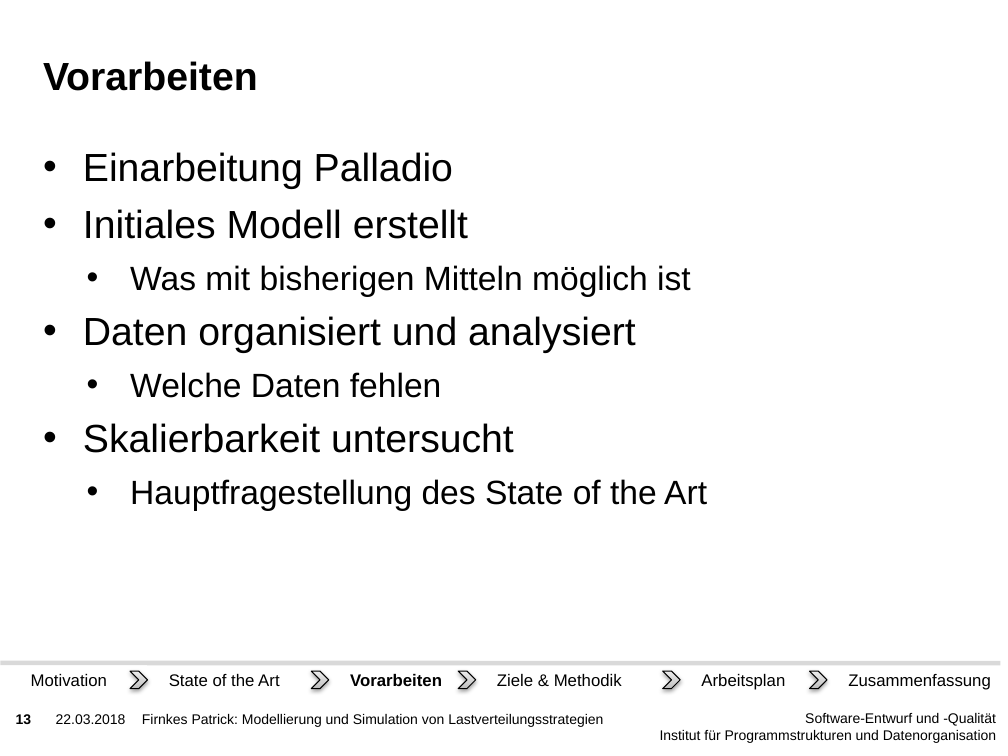
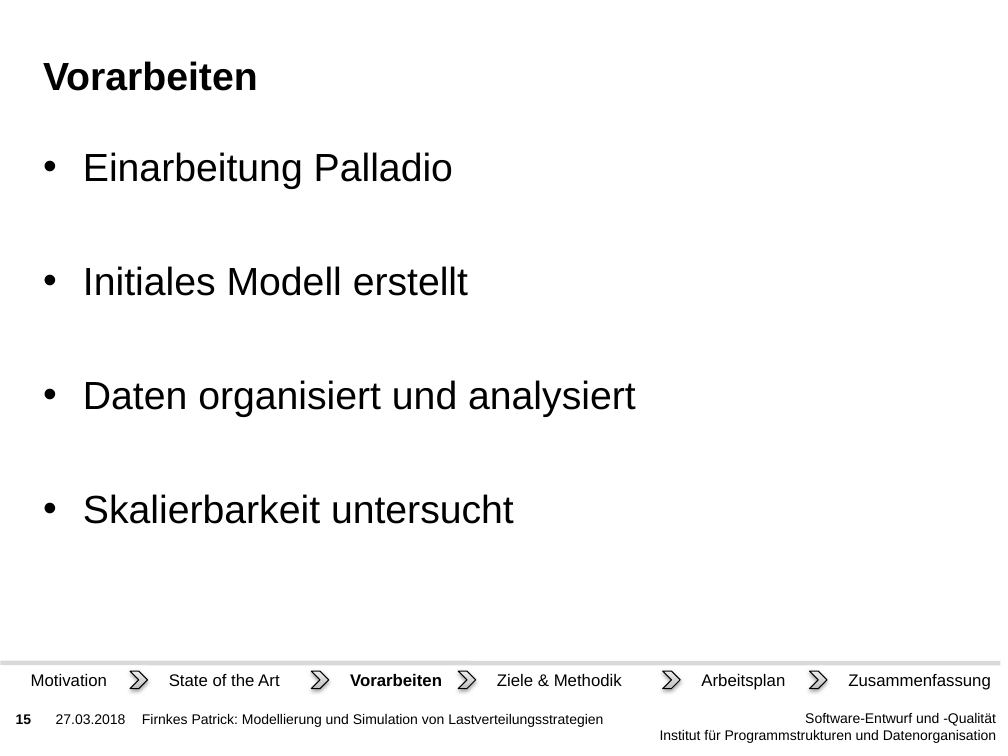
Before and after one commit to PatFirn/wlcg-loadbalancing, a slide deck: slide 15 of presentations/projekt-antrag.pptx (slide 13 before the commit). Drawn at 1008x756 pixels with LibreOffice and Linux fonts; fonts in the diff are those of the drawing; background and template pictures are left out. Boxes give left, top, right and bottom in pixels: in the first picture for what was removed or moved away, otherwise in the second. Text is boxed around its words. In the diff, an @@ line names an element or a change of style, - is before the commit and + after.

```diff
--- a/presentations/projekt-antrag.pptx
+++ b/presentations/projekt-antrag.pptx
@@ text at [130,265,691,297]: paragraph removed @@
-  • Was mit bisherigen Mitteln möglich ist
@@ text at [130,372,442,398]: paragraph removed @@
-  • Welche Daten fehlen
@@ text at [130,479,707,511]: paragraph removed @@
-  • Hauptfragestellung des State of the Art
@@ page number at [16,714,32,724]: text changed @@
-13
+15
@@ text at [56,714,126,724]: text changed @@
-22.03.2018
+27.03.2018
```
Also in this commit, not shown: 29 other slides changed, 3 slides added.
